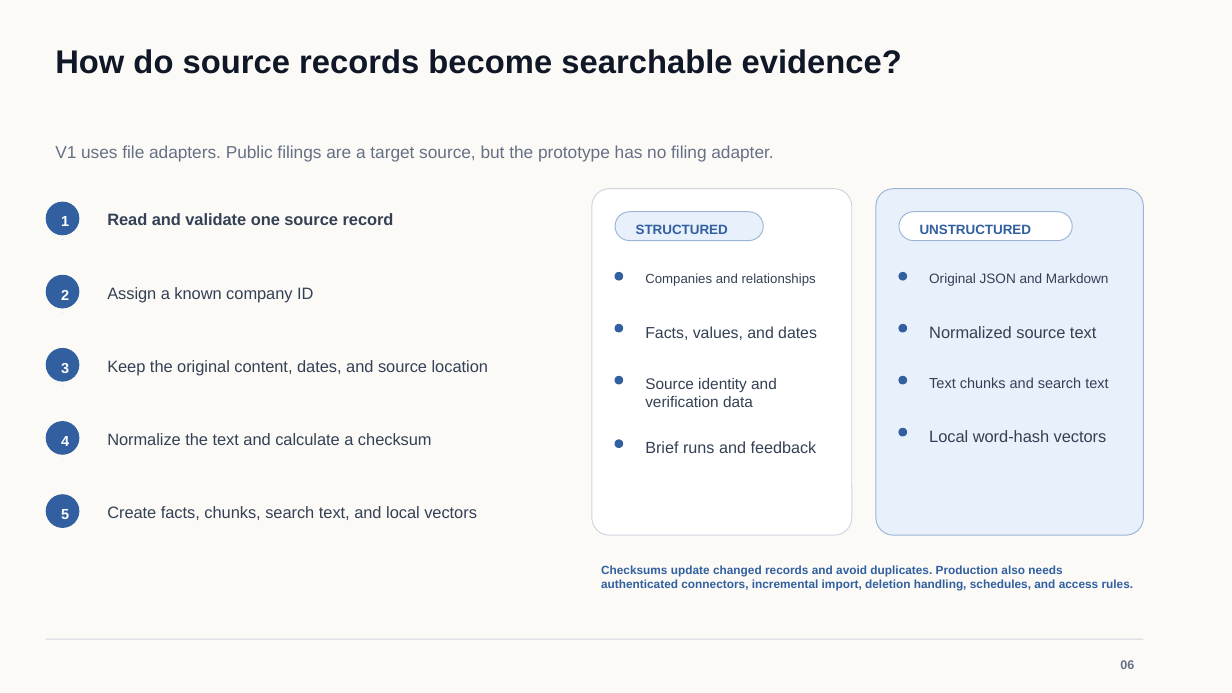
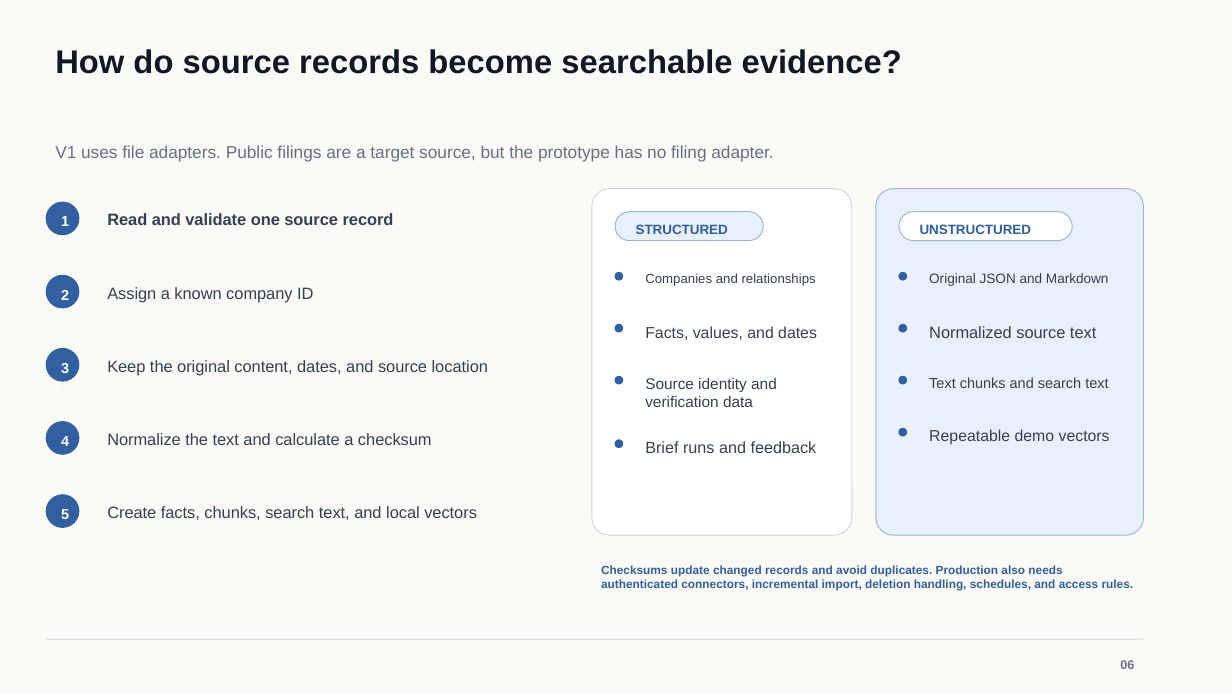
Before and after one commit to osuthorpe/LENS-POC, a slide deck: slide 6 of docs/AVIC-Portfolio-Intelligence-Brief.pptx. Drawn at 1232x693 pixels with LibreOffice and Linux fonts; fonts in the diff are those of the drawing. Boxes give left, top, right and bottom in pixels: in the first picture for what was removed or moved away, otherwise in the second. Text is boxed around its words. In the diff, an @@ line names an element or a change of style, - is before the commit and + after.

```diff
--- a/docs/AVIC-Portfolio-Intelligence-Brief.pptx
+++ b/docs/AVIC-Portfolio-Intelligence-Brief.pptx
@@ text at (x1=929, y1=429, x2=1110, y2=444): text changed; size 12.8 to 12.3 pt @@
-Local word-hash vectors
+Repeatable demo vectors
```
Also in this commit, not shown: 9 other slides changed, 1 slide added.
